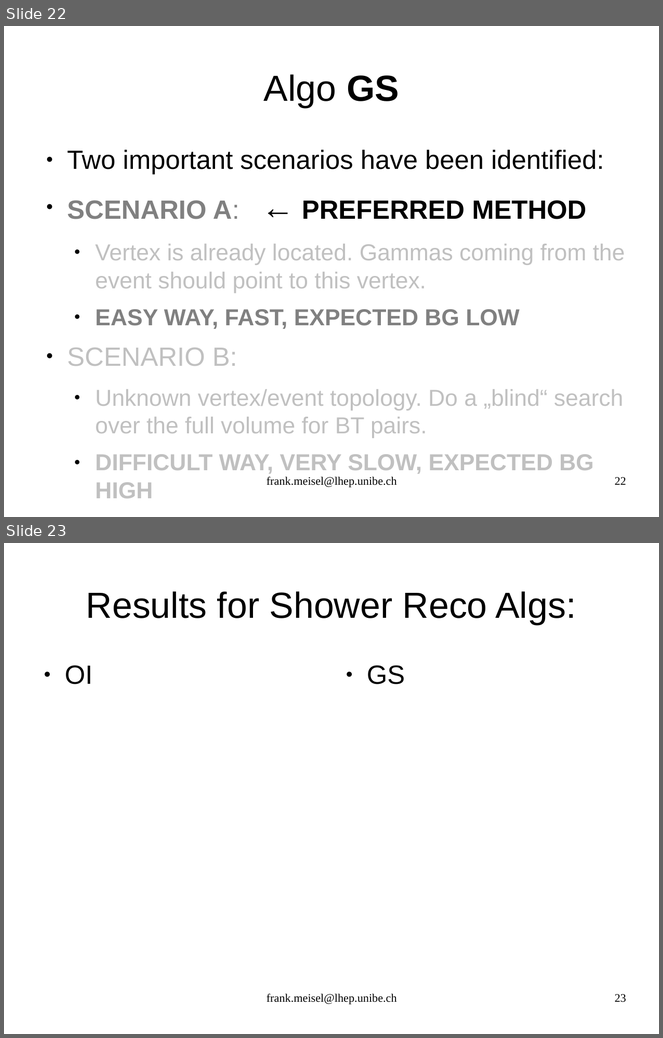
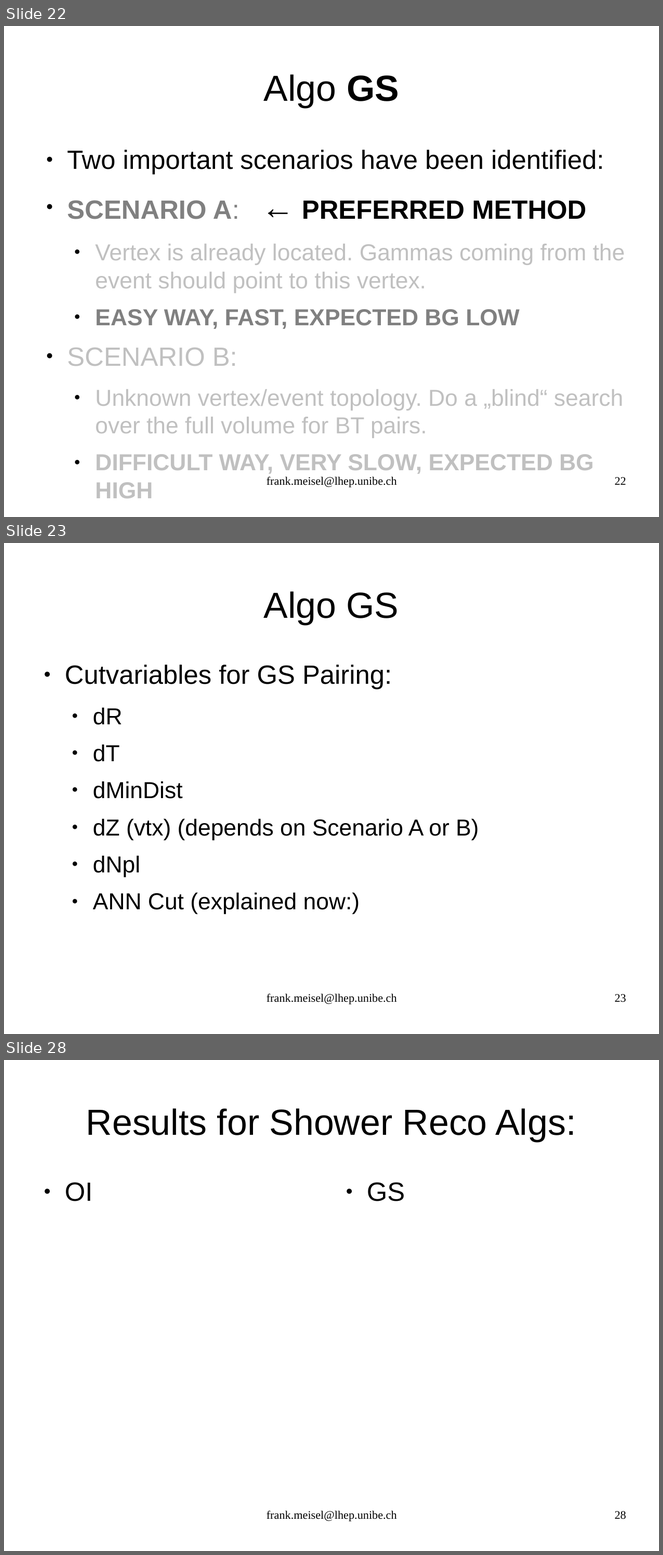
Before and after one commit to antonioiuliano2/fedra, a slide deck: src/libShower/documentation/libShowerMANUAL.odp. Shown one above the other, each under a label of ours: slides 22 and 23 before the commit, slides 22, 23 and 28 after it; the slides between them are not shown. The pictures are 663x1038 and 663x1555 pixels, drawn with LibreOffice and Linux fonts; fonts in the diff are those of the drawing. Boxes give left, top, right and bottom in pixels: in the first picture for what was removed or moved away, otherwise in the second. Text is boxed around its words. In the diff, an @@ line names an element or a change of style, - is before the commit and + after.

Commit message:
Exchange commit. GS_Algo improvement is not yet fully finished, but for file transfer I have to update it via this way. GS algo is improving adding a last cut using neural network discrimination. First results to separaete gamma pairs from fake bg look very promising, see also pages 24ff. in the manual libShowerMANUAL.odp

```diff
--- a/src/libShower/documentation/libShowerMANUAL.odp
+++ b/src/libShower/documentation/libShowerMANUAL.odp
@@ slide 23 added at (4, 543, 659, 1034), background #FFFFFF @@
@@ title added at (264, 591, 399, 625), 44 pt, text #000000 @@
+Algo GS
@@ text added at (65, 665, 479, 915), 28 pt, text #000000 @@
+● Cutvariables for GS Pairing:
+  ● dR
+  ● dT
+  ● dMinDist
+  ● dZ (vtx) (depends on Scenario A or B)
+  ● dNpl
+  ● ANN Cut (explained now:)
@@ text added at (267, 994, 397, 1005), 14 pt, text #000000 @@
+frank.meisel@lhep.unibe.ch
@@ page number added at (615, 994, 626, 1003), 14 pt, text #000000 @@
+23
@@ what was slide 23 is now slide 28 @@
@@ page number at (615, 1511, 626, 1520): text changed @@
-23
+28
```
Also in this commit, not shown: 4 other slides added, 4 other files.
